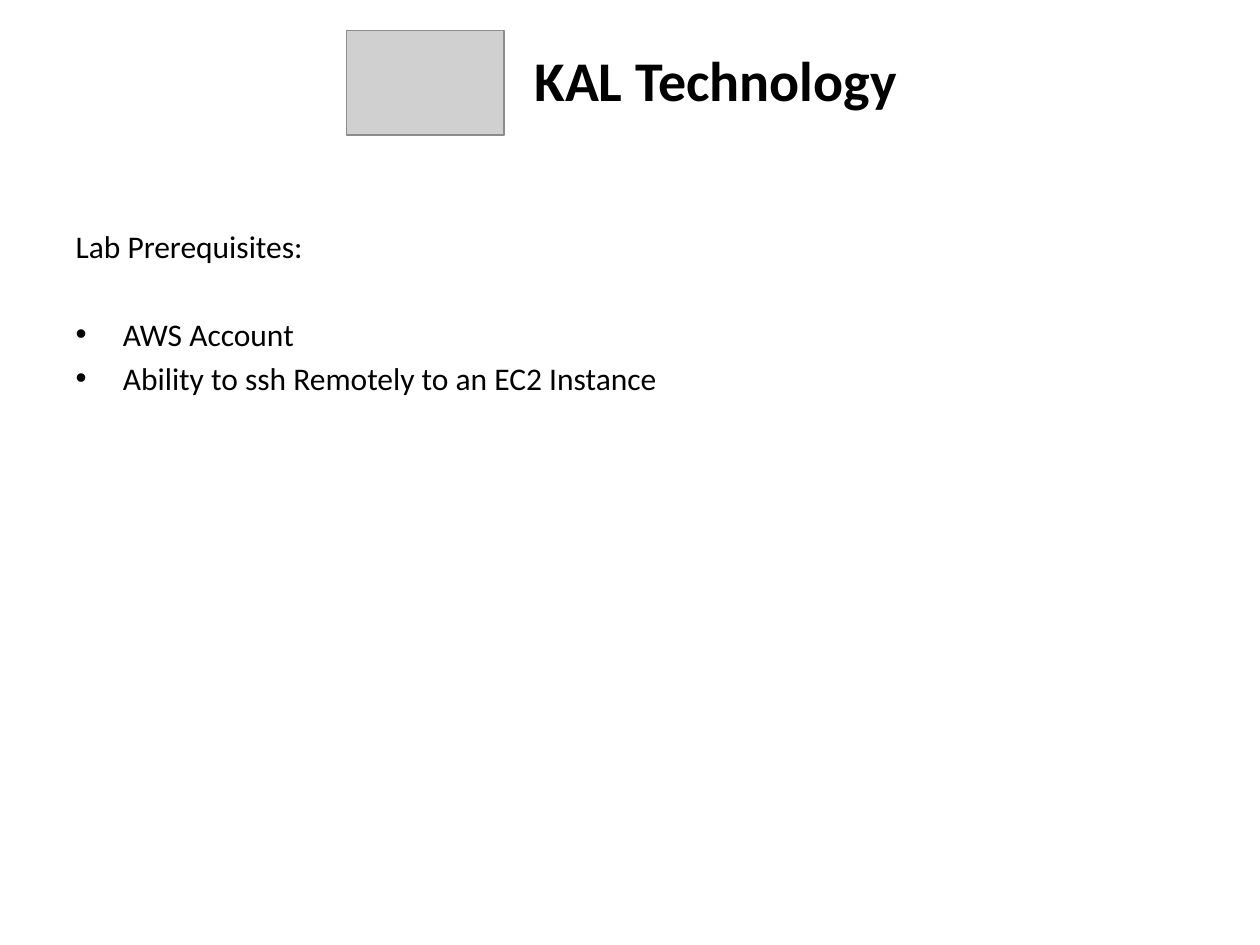
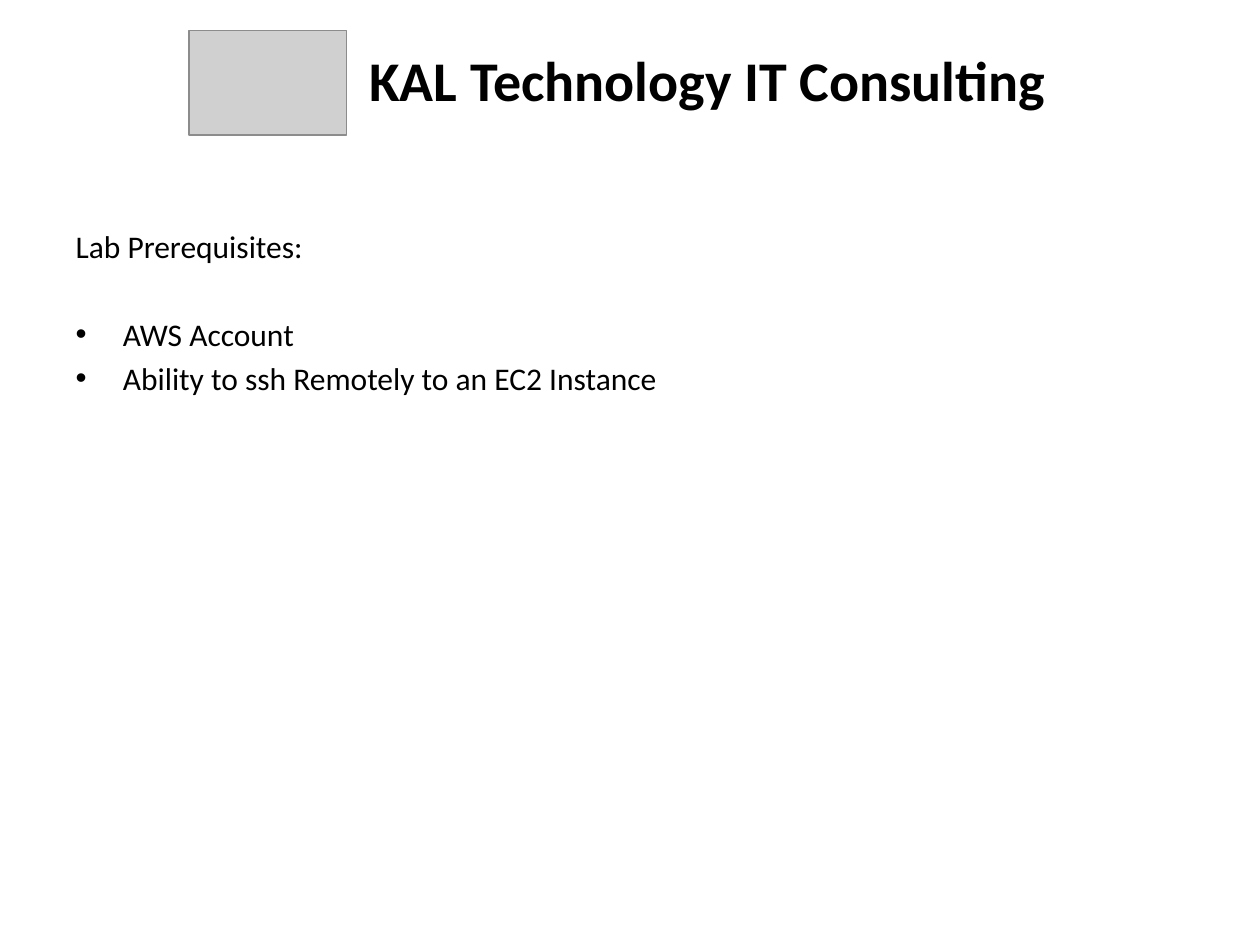
Before and after one commit to kskalvar/aws-eks-kubeflow-quickstart, a slide deck: slide 6 of AWS EKS Kubeflow Quickstart.pptx. Drawn at 1260x945 pixels with LibreOffice and Linux fonts; fonts in the diff are those of the drawing; grey boxes stand for pictures. Boxes give left, top, right and bottom in pixels: in the first picture for what was removed or moved away, otherwise in the second. Text is boxed around its words. In the diff, an @@ line names an element or a change of style, - is before the commit and + after.

```diff
--- a/AWS EKS Kubeflow Quickstart.pptx
+++ b/AWS EKS Kubeflow Quickstart.pptx
@@ picture: place and size @@
-picture at bbox=[346, 30, 504, 135]
+picture at bbox=[189, 30, 346, 135]
@@ text at bbox=[369, 61, 1045, 111]: text changed @@
-KAL Technology
+KAL Technology IT Consulting
```
Also in this commit, not shown: 5 other slides changed, 1 other file.
